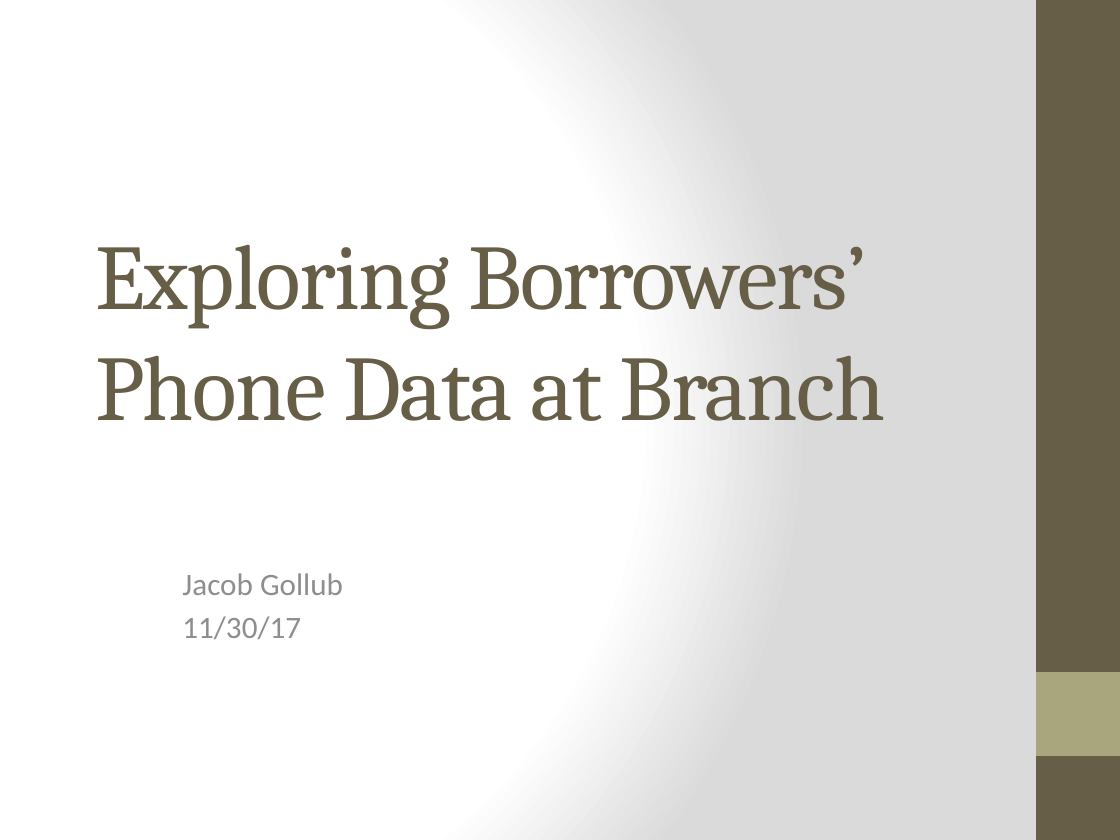
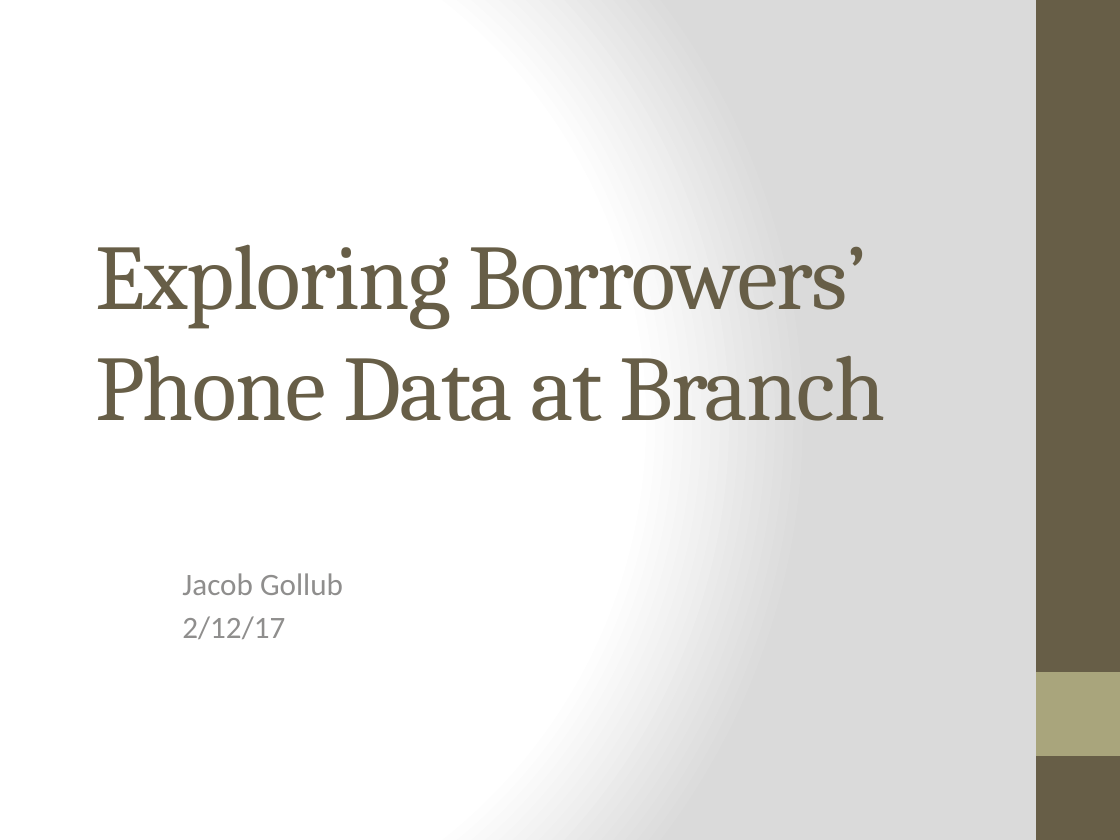
Before and after one commit to jgollub1/branch_project, a slide deck: slide 1 of branch_presentation.pptx. Drawn at 1120x840 pixels with LibreOffice and Linux fonts; fonts in the diff are those of the drawing. Boxes give left, top, right and bottom in pixels: in the first picture for what was removed or moved away, otherwise in the second. Text is boxed around its words. In the diff, an @@ line names an element or a change of style, - is before the commit and + after.

```diff
--- a/branch_presentation.pptx
+++ b/branch_presentation.pptx
@@ subtitle at box(182, 616, 285, 639): text changed @@
-11/30/17
+2/12/17
```
Also in this commit, not shown: 2 other slides changed, 4 slides added, 3 slides removed, 1 other file.
